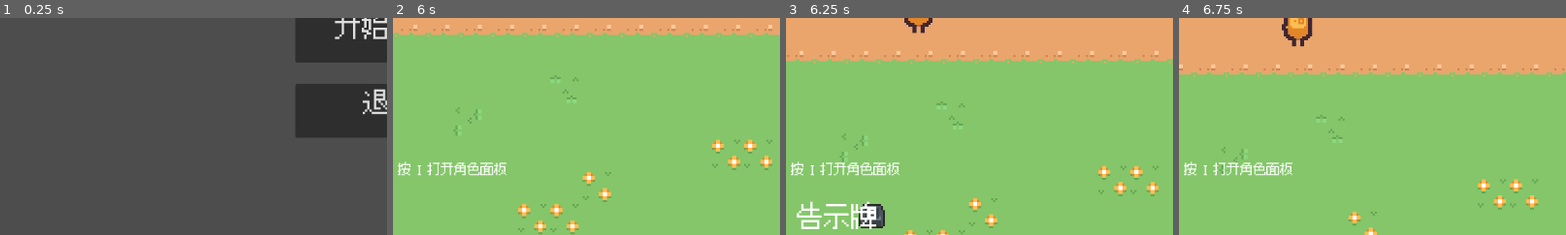
Above: before the commit, frames 1-4 (left to right).
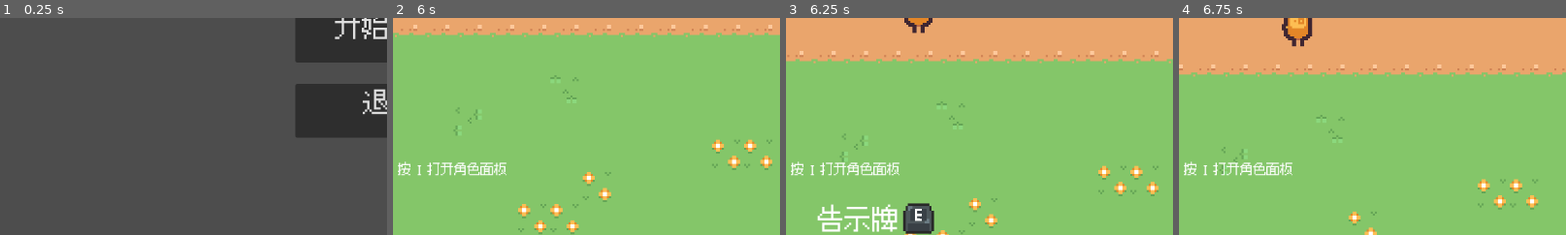
Above: after the commit, the same moments.

Repository: BUGFLY-414/First_RPG
Game: Godot game, scene res://Scenes/start_scene.tscn
The game is run twice, just before and just after one commit, with the same random seed, the same clock (stepped at 60 frames per second) and the same inputs. The engine's default icon, where the game draws it, is replaced by a stand-in: a white triangle on a blue panel in a dark square.
Inputs (mouse positions are % of the whole screen's width and height, from its top left):
- Up to frame 1 (0.25 s): no input
- Up to frame 2 (6 s): click "开始游戏" at 0.5 s; tap Enter at 1.25, 2.1, 2.75, 3.6, 5.1 s; move the mouse to (45, 70) at 1.27 s; hold E (interact) 1.28-2.03 s; hold W (up) 1.28-2.78 s; click (45, 70) at 1.42 s; tap Space at 1.52, 2, 2.27, 3.77, 4.52, 5.27 s; move the mouse to (80, 65) at 2.02 s; move the mouse to (20, 35) at 2.77 s; hold E (interact) 2.78-3.53 s; hold A (left) 2.78-4.28 s; move the mouse to (55, 50) at 3.52 s; click (55, 50) at 3.67 s; move the mouse to (35, 25) at 4.27 s; hold S (down) 4.28-5.03 s; hold E (interact) 4.28-5.03 s; move the mouse to (72, 45) at 5.02 s; hold D (right) 5.03-5.78 s; move the mouse to (30, 55) at 5.77 s; hold W (up) from 5.78 s (still down); hold E (interact) from 5.78 s (still down); click (30, 55) at 5.92 s
- Up to frame 3 (6.25 s): keep holding W (up); keep holding E (interact)
- Up to frame 4 (6.75 s): move the mouse to (60, 28) at 6.52 s; release W (up) at 6.53 s; release E (interact) at 6.53 s; hold D (right) from 6.53 s (still down); tap Enter at 6.6 s
The pictures show only the part of the screen within x 0-50%, y 50-100%; the shares and areas given below are measured in that part.

Frames 1-2 are identical in both runs. In frame 3, 3.2% of the frame differs, in the area x 2-39%, y 84-100%; in frame 4, nothing differs.

Commit message:
同步进度

Diff:
--- a/Scenes/Player/playercontroller.tscn
+++ b/Scenes/Player/playercontroller.tscn
@@ -64,7 +64,7 @@
 "duration": 1.0,
 "texture": SubResource("AtlasTexture_um5o3")
 }],
-"loop": true,
+"loop": 1,
 "name": &"walk_down",
 "speed": 5.0
 }, {
@@ -78,7 +78,7 @@
 "duration": 1.0,
 "texture": SubResource("AtlasTexture_6kmi7")
 }],
-"loop": true,
+"loop": 1,
 "name": &"walk_left",
 "speed": 6.0
 }, {
@@ -92,7 +92,7 @@
 "duration": 1.0,
 "texture": SubResource("AtlasTexture_fywi0")
 }],
-"loop": true,
+"loop": 1,
 "name": &"walk_right",
 "speed": 6.0
 }, {
@@ -106,7 +106,7 @@
 "duration": 1.0,
 "texture": SubResource("AtlasTexture_x6eyg")
 }],
-"loop": true,
+"loop": 1,
 "name": &"walk_up",
 "speed": 5.0
 }]
@@ -131,7 +131,7 @@
 "duration": 1.0,
 "texture": SubResource("AtlasTexture_b7ny0")
 }],
-"loop": true,
+"loop": 1,
 "name": &"E",
 "speed": 3.0
 }]
@@ -156,28 +156,27 @@
 [node name="Interact" type="CanvasLayer" parent="." unique_id=583228391]
 layer = 10
 
-[node name="Control" type="Control" parent="Interact" unique_id=1320017514]
-layout_mode = 3
+[node name="Control" type="HBoxContainer" parent="Interact" unique_id=1393077138]
+anchors_preset = -1
 anchor_right = 0.035
 anchor_bottom = 0.062000003
 offset_left = 47.0
 offset_top = 594.0
-offset_right = 46.68
-offset_bottom = 593.824
+offset_right = 138.68
+offset_bottom = 641.824
 
-[node name="KeyAnimation" type="AnimatedSprite2D" parent="Interact/Control" unique_id=1943344828]
-position = Vector2(82, 26.000008)
-scale = Vector2(3, 3)
+[node name="Label" type="Label" parent="Interact/Control" unique_id=100173073]
+layout_mode = 2
+theme_override_font_sizes/font_size = 64
+text = "互动"
+
+[node name="Container" type="Control" parent="Interact/Control" unique_id=142738600]
+layout_mode = 2
+
+[node name="KeyAnimation" type="AnimatedSprite2D" parent="Interact/Control/Container" unique_id=1943344828]
+position = Vector2(26.724003, 29.5)
+scale = Vector2(3.5344996, 3.6875)
 sprite_frames = SubResource("SpriteFrames_srs4i")
 animation = &"E"
 autoplay = "E"
 frame_progress = 0.21500969
-
-[node name="Label" type="Label" parent="Interact/Control" unique_id=100173073]
-layout_mode = 0
-offset_left = -31.0
-offset_top = 4.0
-offset_right = 50.0
-offset_bottom = 76.0
-theme_override_font_sizes/font_size = 64
-text = "互动"
--- a/Scripts/Player/playercontroller.gd
+++ b/Scripts/Player/playercontroller.gd
@@ -5,7 +5,8 @@
 @onready var animated_sp: AnimatedSprite2D = $AnimatedSprite2D
 @onready var interact: CanvasLayer = $Interact
 @onready var label: Label = $Interact/Control/Label
-@onready var key_animation: AnimatedSprite2D = $Interact/Control/KeyAnimation
+@onready var key_animation: AnimatedSprite2D = $Interact/Control/Container/KeyAnimation
+
 
 ##玩家状态
 var stats: Playerstats
